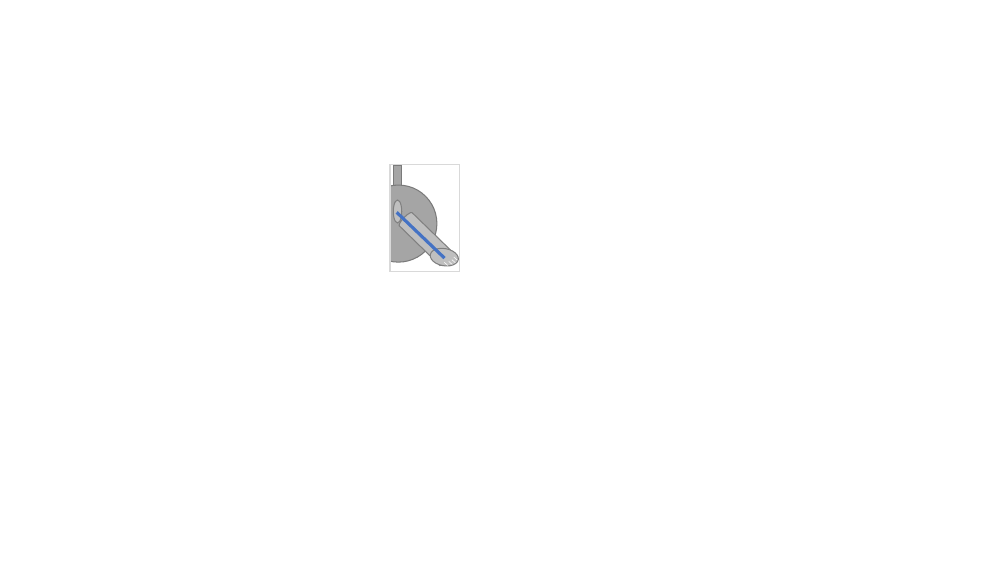
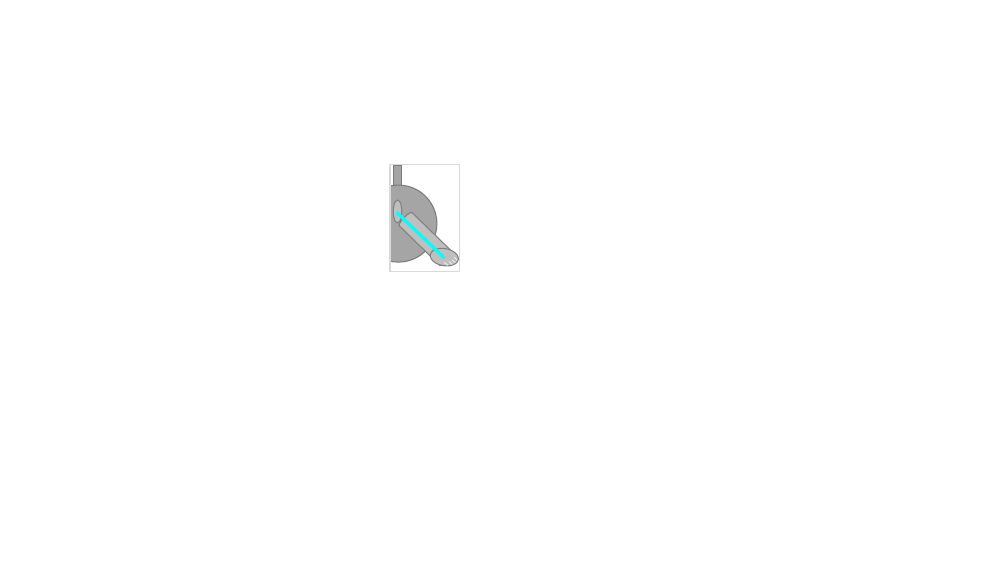
Before and after one commit to reshetovdenis/HindlimbClasping, a slide deck: slide 2 of limb_position.pptx. Drawn at 1008x567 pixels with LibreOffice and Linux fonts; fonts in the diff are those of the drawing. Boxes give left, top, right and bottom in pixels: in the first picture for what was removed or moved away, otherwise in the second. Text is boxed around its words. In the diff, an @@ line names an element or a change of style, - is before the commit and + after.

```diff
--- a/limb_position.pptx
+++ b/limb_position.pptx
@@ line (445, 258) - (397, 212): stroke #4472C4 3 pt to #00FFFF 3 pt @@
```
Also in this commit, not shown: 2 other slides changed, 5 other files.
